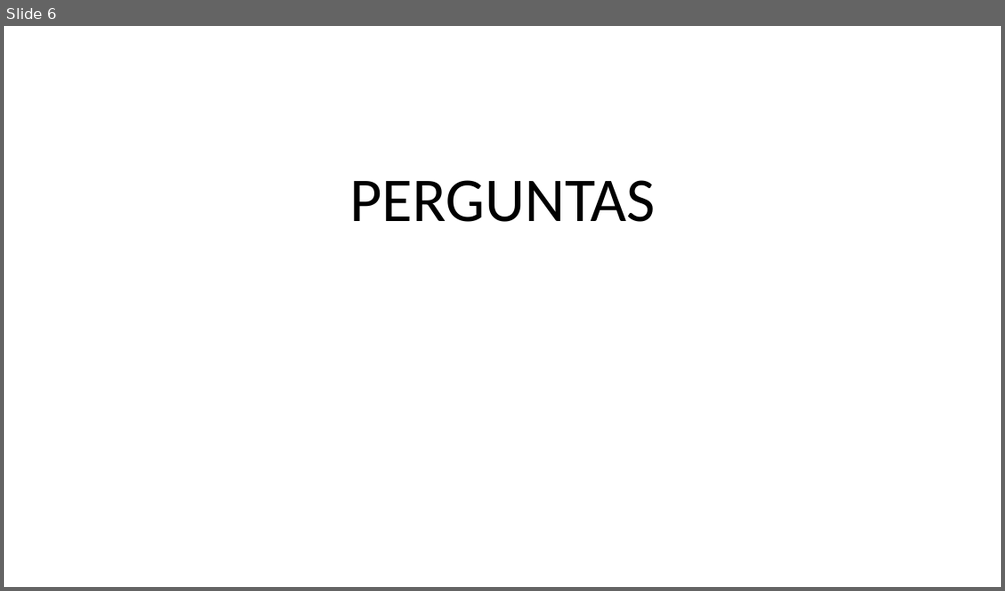
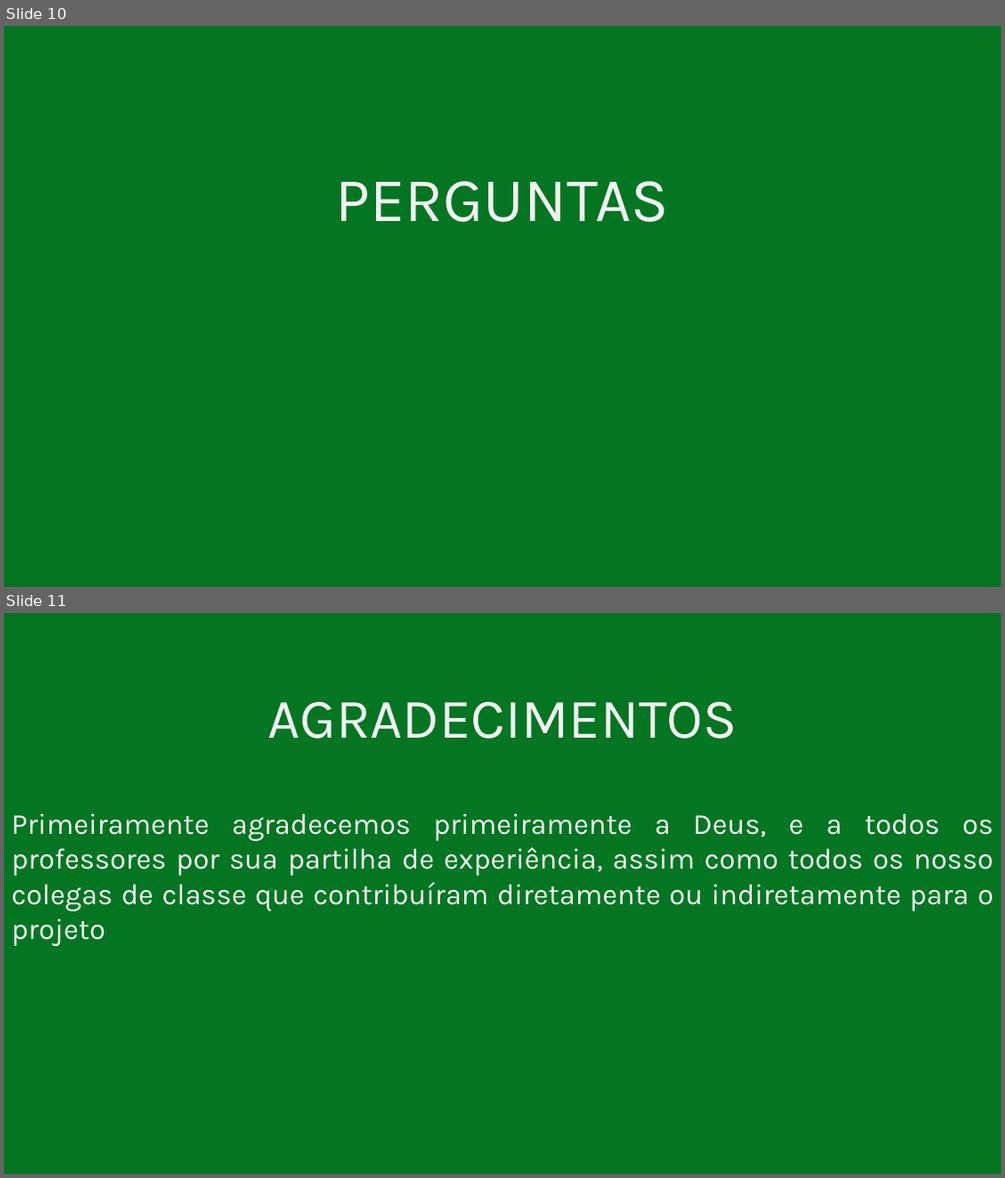
Before and after one commit to zeciola/Help_Here, a slide deck: APRESENTAÇÃO PFC/PFC.pptx. Shown one above the other, each under a label of ours: slide 6 before the commit, slides 10 and 11 after it. The pictures are 1005x591 and 1005x1178 pixels, drawn with LibreOffice and Linux fonts; fonts in the diff are those of the drawing. Boxes give left, top, right and bottom in pixels: in the first picture for what was removed or moved away, otherwise in the second. Text is boxed around its words. In the diff, an @@ line names an element or a change of style, - is before the commit and + after.

```diff
--- a/APRESENTAÇÃO PFC/PFC.pptx
+++ b/APRESENTAÇÃO PFC/PFC.pptx
@@ slide 11 added at <box>4,613,1001,1174</box>, background #047622 @@
@@ text added at <box>268,701,737,738</box>, 54 pt, text #F2F2F2 @@
+AGRADECIMENTOS
@@ text added at <box>11,813,994,946</box>, 28 pt, text #F2F2F2 @@
+Primeiramente agradecemos primeiramente a Deus, e a todos os professores por sua partilha de experiência, assim como todos os nosso colegas de classe que contribuíram diretamente ou indiretamente para o projeto
@@ what was slide 6 is now slide 10 @@
@@ slide 10 changed as well @@
@@ background #FFFFFF to #047622 @@
@@ title "PERGUNTAS" at <box>336,181,669,222</box>: font Calibri to Karla, text colour #000000 to #F2F2F2 @@
```
Also in this commit, not shown: 2 other slides changed, 8 other slides added, 5 slides removed, 53 other files.
